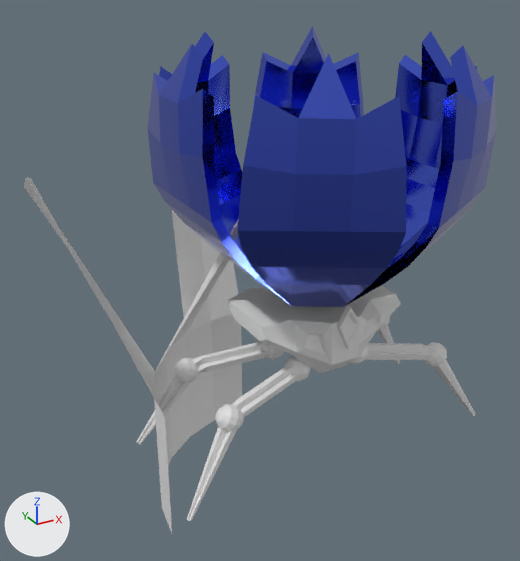
An edit to the glTF model assets/general_floralis.gltf, drawn before and after from the same camera.
The view is the same before and after, from a 50 mm lens placed at (-4.67, -6.96, 5.92), pointed at (-0.49, 0.64, 2.13). The lights are fixed; the arrows at lower left show +X, +Y and +Z. Vertices at the same position are counted once.

Names of what the first picture shows: 'Cylinder', 'Flora_Body', 'Flora_Legs', 'Flora_petals.001', 'Flora_petals.002', 'Flora_petals.003', 'Flora_petals.004', 'Flora_petals.005', 'Flora_petals.006'.
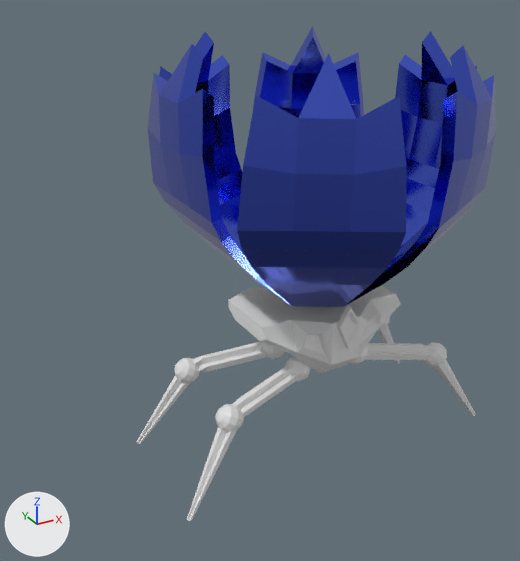
Where the newer file only moved an object's origin or applied its transform, the numbers keep the older frame.

The edits, one by one:
me_sphere_001 has 576 vertices, 1136 faces and spans x -2.25..2.25, y -0.83..0.93, z 0.89..2.33.
me_sphere_001 is used by ob_flora_legs; location (0.0, 0.0, -0.91).
me_sphere_001 part 1: 108 of the faces centred in x -1.99..2.06, y -0.76..0.82, z 1.2..2.31 are now shaded flat.
Object 'Cylinder' (ob_cylinder) is deleted.

Pixel boxes (x1, y1, x2, y2) of what changed, in the pictures (520 x 561 px):
'Cylinder', deleted
    before: (24, 177, 242, 533)
part 1 of me_sphere_001, shading changed
    both: (139, 322, 473, 442)
